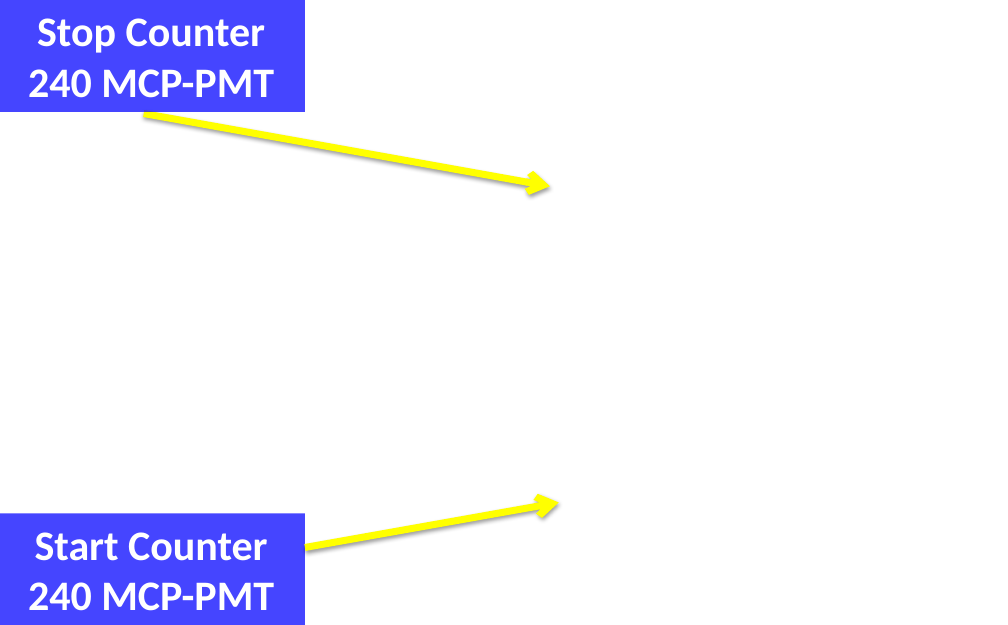
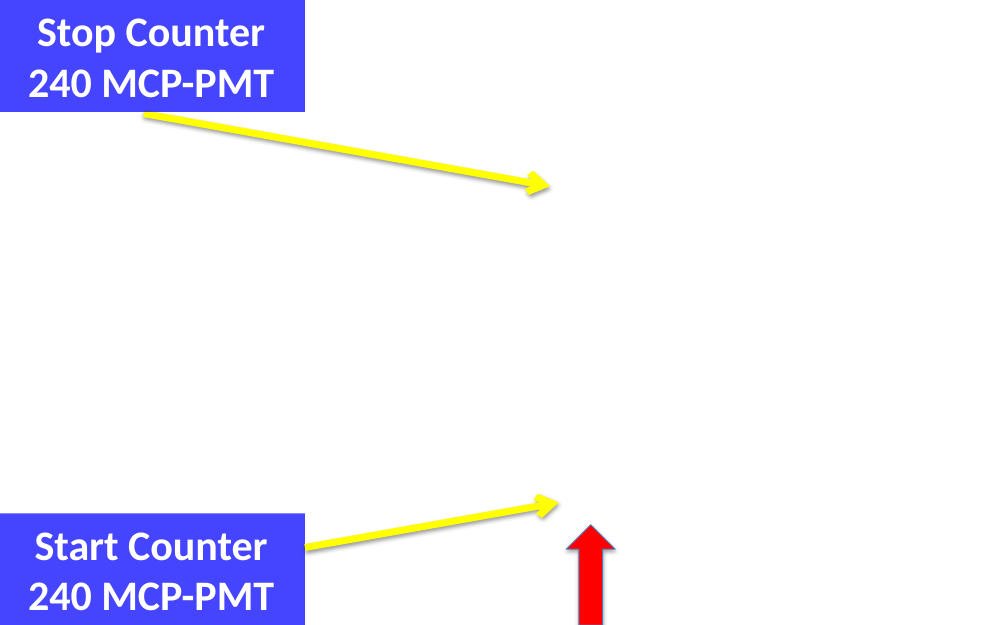
Before and after one commit to CaltechPrecisionTiming/t1058-jan-2015, a slide deck: slide 1 of fig/PhotekPaper/Paper2Fig2.pptx. Drawn at 1008x625 pixels with LibreOffice and Linux fonts; fonts in the diff are those of the drawing; background and template pictures are left out. Boxes give left, top, right and bottom in pixels: in the first picture for what was removed or moved away, otherwise in the second. Text is boxed around its words. In the diff, an @@ line names an element or a change of style, - is before the commit and + after.

```diff
--- a/fig/PhotekPaper/Paper2Fig2.pptx
+++ b/fig/PhotekPaper/Paper2Fig2.pptx
@@ up arrow added at <box>566,524,615,624</box>, fill #FF0000, outline #4B7EBC 0.75 pt @@
```
Also in this commit, not shown: 2 other files.
